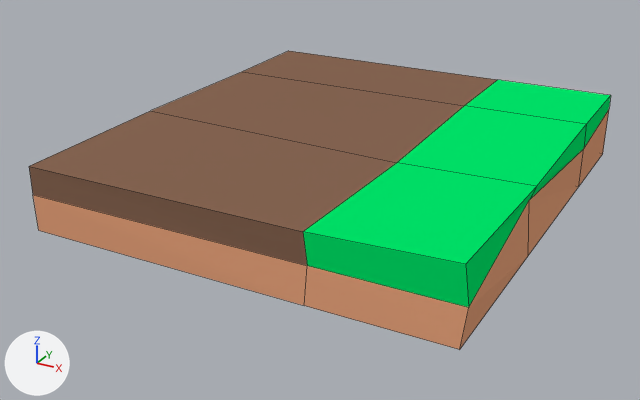
Renders of the Blender file Amelia Blume/Assets/Resources/Soil.blend from each side of a commit.
Rendered twice from a 50 mm lens placed at (16.1, -22.65, 9.39), pointed at (4.48, -1.52, -1.17). Every picture has the same lights, and +X, +Y and +Z are marked at lower left. Mesh edges are drawn as thin lines.

Objects in the first picture: 'Ground.006'.
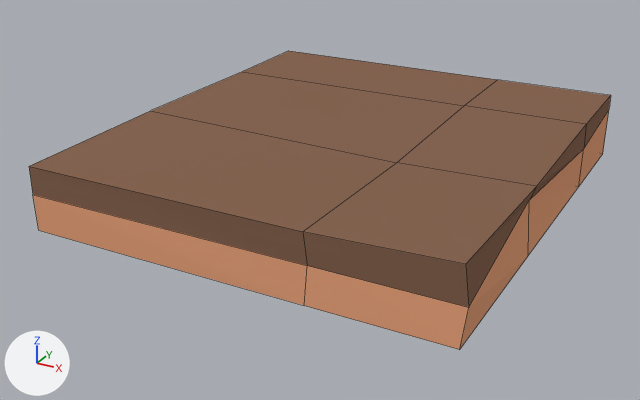
The change, as JSON lines over the scene's bpy script:
```json
{"block": "me_cube_064", "where": "me_cube_064.from_pydata(...)  # 34 vertices, 32 faces; spans x -1.07..11.14, y -7.33..5.99, z -1.0..1.03"}
{"block": "me_cube_064", "where": "# used by ob_ground_006; location = (0.0, 0.0, 0.0)"}
{"block": "me_cube_064", "change": "me_cube_064 part 1: all 8 faces that had it switch from mat_grass_001 (green #00e76a) to mat_soil (brown #876653)"}
```

Boxes (x1, y1, x2, y2) around the edits, measured in the pictures (640 x 400 px):
```json
{"part": 1, "of": "me_cube_064", "change": "recoloured", "before": [303, 80, 611, 308], "after": [303, 80, 611, 308], "on screen": "green to brown"}
```
